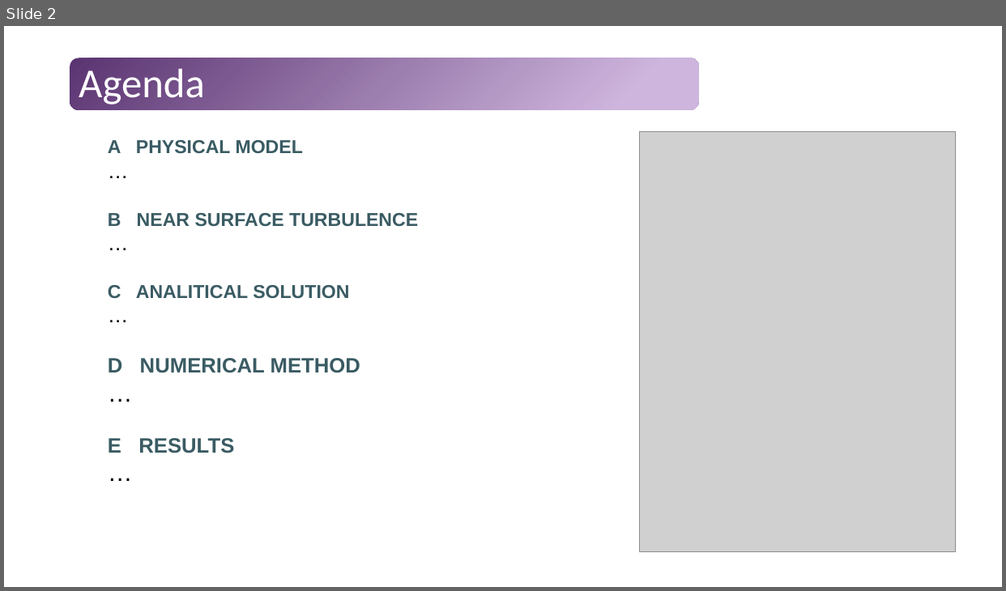
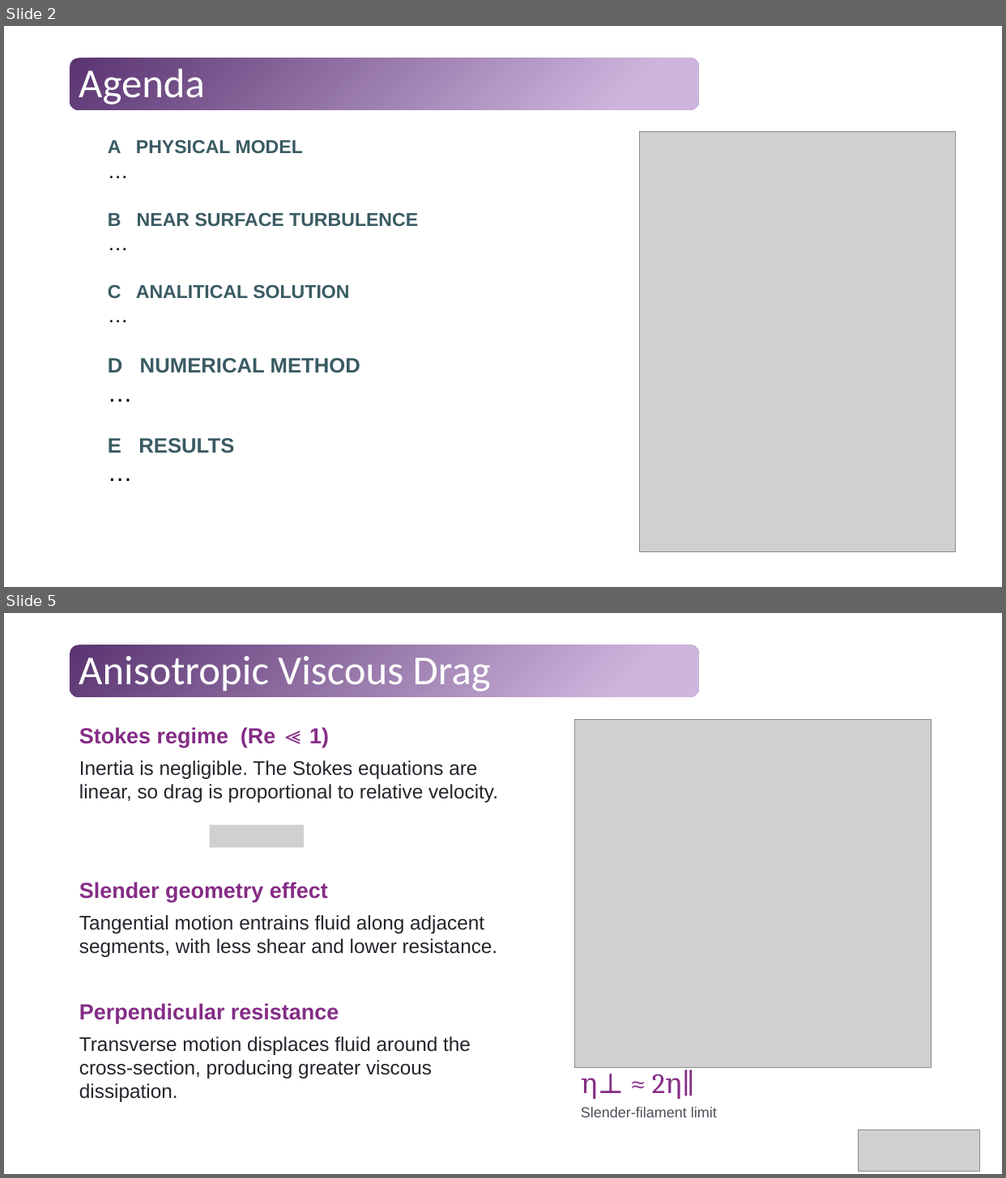
Before and after one commit to Tavi681/PoliPhysics, a slide deck: Tema 1/paper/Tema1.pptx. Shown one above the other, each under a label of ours: slide 2 before the commit, slides 2 and 5 after it; the slides between them are not shown. The pictures are 1006x591 and 1006x1178 pixels, drawn with LibreOffice and Linux fonts; fonts in the diff are those of the drawing; grey boxes stand for pictures. Boxes give left, top, right and bottom in pixels: in the first picture for what was removed or moved away, otherwise in the second. Text is boxed around its words. In the diff, an @@ line names an element or a change of style, - is before the commit and + after.

```diff
--- a/Tema 1/paper/Tema1.pptx
+++ b/Tema 1/paper/Tema1.pptx
@@ slide 5 added at box(4, 613, 1002, 1174), background #FFFFFF; not listed: 1 template element that a slide beside it also shows @@
@@ title added at box(79, 656, 491, 692), 39.6 pt, text #FFFFFF @@
+Anisotropic Viscous Drag
@@ text added at box(79, 727, 329, 747), 21 pt, text #852C86, bold @@
+Stokes regime (Re ≪ 1)
@@ picture added at box(574, 720, 931, 1068) @@
@@ text added at box(79, 760, 498, 803), 19 pt, text #26232B @@
+Inertia is negligible. The Stokes equations are linear, so drag is proportional to relative velocity.
@@ picture added at box(210, 825, 305, 847) @@
@@ text added at box(79, 882, 328, 902), 21 pt, text #852C86, bold @@
+Slender geometry effect
@@ text added at box(79, 915, 498, 957), 19 pt, text #26232B @@
+Tangential motion entrains fluid along adjacent segments, with less shear and lower resistance.
@@ text added at box(79, 1003, 339, 1024), 21 pt, text #852C86, bold @@
+Perpendicular resistance
@@ text added at box(79, 1037, 471, 1102), 19 pt, text #26232B @@
+Transverse motion displaces fluid around the cross-section, producing greater viscous dissipation.
@@ text added at box(581, 1074, 624, 1099), 27 pt, text #852C86 @@
+η⊥ ≈ 2η∥
@@ text added at box(581, 1107, 717, 1118), 14 pt, text #524B59 @@
+Slender-filament limit
@@ picture added at box(859, 1131, 980, 1171) @@
```
Also in this commit, not shown: 1 slide changed, 7 other slides added, 1 slide removed, 1 other file.
